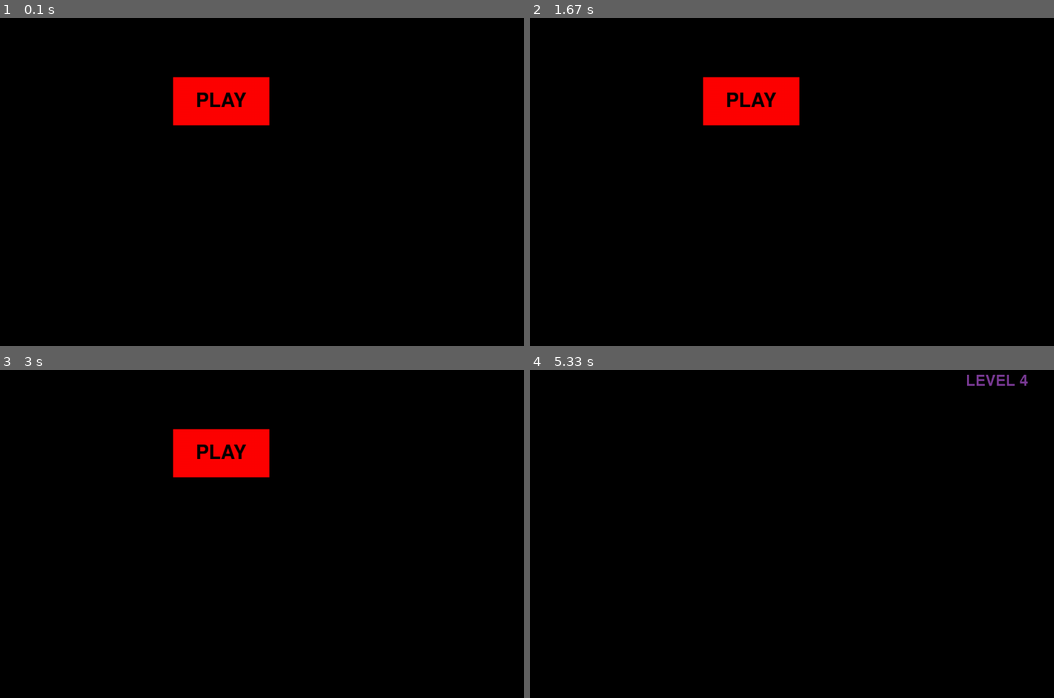
Above: before the commit, frames 1-4 (two rows, left to right).
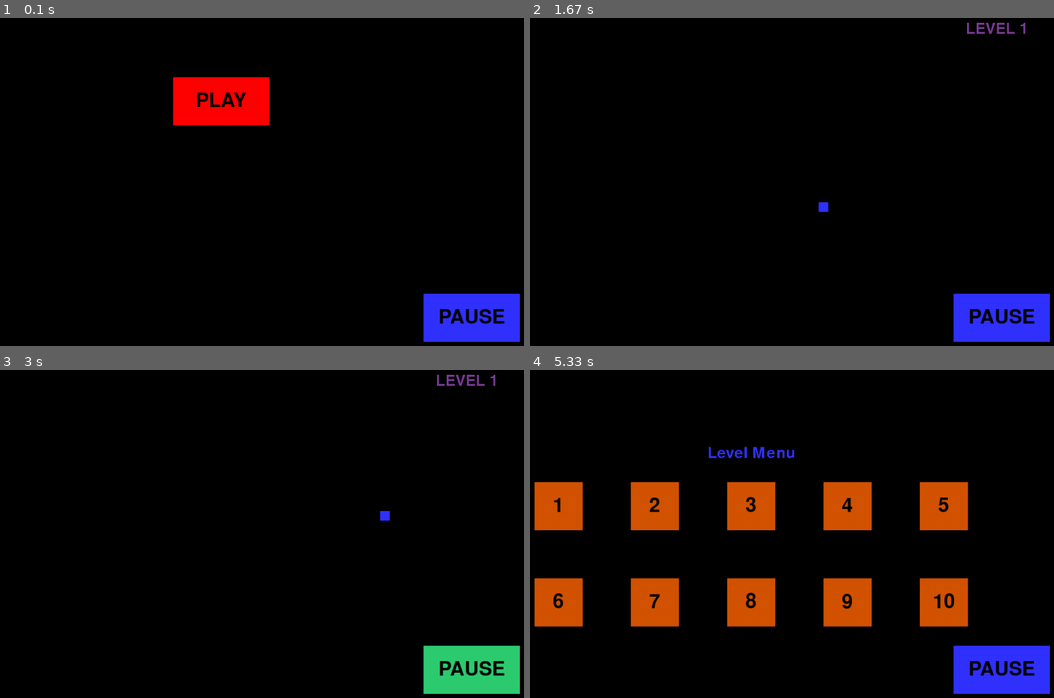
Above: after the commit, the same moments.

Repository: KUP9752/Kagan-Project
Game: pygame game, started from Project.py
Two runs of this game, one before a commit and one after it. Both use one fixed random seed, a clock stepped at 60 frames per second and the inputs below.
Inputs (mouse positions are in pixels of both pictures, inside the frame that each line leads up to):
- Up to frame 1 (0.1 s): no input
- Up to frame 2 (1.67 s): press the mouse at (729, 191) at 0.37 s; move the mouse to (839, 182) at 0.47 s; release the mouse at (949, 168) at 0.6 s; click (556, 152) at 0.72 s, where only the run after the commit has a clickable "1"; hold D 1-1.47 s; hold W from 1.5 s (still down)
- Up to frame 3 (3 s): release W at 1.8 s; click (471, 668) at 1.88 s, where only the run after the commit has a clickable "PAUSE"; click (471, 668) at 2.38 s, where only the run after the commit has a clickable "RESUME"; hold D from 2.67 s (still down)
- Up to frame 4 (5.33 s): release D at 3.13 s; press the mouse at (750, 488) at 3.2 s; move the mouse to (750, 573) at 3.3 s; release the mouse at (755, 658) at 3.43 s; press the mouse at (750, 452) at 3.53 s; move the mouse to (833, 511) at 3.63 s; release the mouse at (917, 566) at 3.77 s; press the mouse at (1001, 668) at 3.87 s; move the mouse to (896, 566) at 3.97 s; release the mouse at (792, 461) at 4.1 s; press the mouse at (1001, 668) at 4.2 s; move the mouse to (792, 652) at 4.3 s; release the mouse at (587, 635) at 4.43 s; press the mouse at (750, 602) at 4.53 s; move the mouse to (828, 579) at 4.63 s; release the mouse at (902, 553) at 4.77 s; press the mouse at (849, 504) at 4.87 s; move the mouse to (823, 488) at 4.97 s; release the mouse at (802, 471) at 5.1 s; press the mouse at (750, 537) at 5.2 s; move the mouse to (718, 543) at 5.3 s

The runs differ from the first frame. In frame 1, 2.5% of the frame differs, in the area x 80-100%, y 83-99%; in frame 2, 5.4%; in frame 3, 5.4%; in frame 4, 16%, in the area x 0-100%, y 1-99%.

Commit message:
added the completely working pause menu
There is a random error with level 10, it says level 10 is not defined but all other levels work.

Diff:
--- a/Project.py
+++ b/Project.py
@@ -209,6 +209,8 @@
         self.text = text
         self.x = x
         self.y = y
+    def set_text(self,value):
+        self.text = value
 
     def draw(self,screen,outline=None):
         #Call this method to draw the button on the screen
@@ -277,7 +279,7 @@
         level_8(num)
     if num ==9:
         level_9(num)
-    if num == 10:
+    if num ==10:
         level_l0(num)
 
 def level_clear():
@@ -372,6 +374,18 @@
     leveltextRect = leveltext.get_rect()
     leveltextRect.center = (1150,50)
 
+def pause_menu_title():
+    pausetext = bigfont.render('Pause Menu',False, BLUE)
+    pausetextRect = pausetext.get_rect()
+    pausetextRect.center = (640,200)
+    return screen.blit(pausetext, pausetextRect)
+
+def level_menu_title():
+    leveltitle = bigfont.render('Level Menu',False,BLUE)
+    leveltitleRect = leveltitle.get_rect()
+    leveltitleRect.center = (640,200)
+    return screen.blit(leveltitle,leveltitleRect)
+
 def level_1(num):
     leveltext_creator(num)
     create_player(500,500)
@@ -434,7 +448,7 @@
 
 def level_10(num):
     leveltext_creator(num)
-    print('level 10')
+    print("level 10")
 
 
 
@@ -466,7 +480,6 @@
 ##cursor_group.add(cursor)
 
 
-playbutton = Button(RED, 540,150,200,100,PLAYfont,'PLAY')
 ##button_group = pygame.sprite.Group()
 ##button_group.add(playbutton)
 
@@ -482,7 +495,17 @@
 level_numbers = ['1','2','3','4','5','6','7','8','9','10']
 level_running = False
 
+
 end_level = False
+pause_menu = False
+### -----------------------------------------------------------------Constant Buttons-------------------------------------------------------------------------------###
+playbutton = Button(RED, 540,150,200,100,PLAYfont,'PLAY')
+for counter in range(0,10):
+    level_button = Button(ORANGE,level_x_places[counter], level_y_places[counter],100,100,PLAYfont,level_numbers[counter])
+    level_buttons.append(level_button)
+pause_button = Button(BLUE,1060,600,200,100,bigfont,'PAUSE')
+pmenu_button = Button(ORANGE, 540, 250, 200, 50, font, 'MENU')
+plevel_button = Button(ORANGE,540,350, 200,50,font,'LEVELS')
 
 # -- current_level //used later to determine which level is running
 
@@ -514,18 +537,71 @@
                     player.set_direction_y(0)
                 except:
                     NameError
+
+
+
+        if event.type == pygame.MOUSEBUTTONDOWN:
+            if pause_button.isOver(mouse_pos):
+                print("pause button clicked")
+
+                # This alternates the use of the pause menu, (if in the pause menu clicking the pause button takes you out of the pause menu)
+                if pause_menu:
+                    pause_menu = False
+                    pause_button.set_text("PAUSE")
+                else:
+                    pause_menu = True
+                    pause_button.set_text("RESUME")
+
+            if pmenu_button.isOver(mouse_pos):
+
+                print("pmenu is clicked")
+                level_running = False
+                level_clear()
+                play_game = False
+                pause_menu = False
+                pause_button.set_text("PAUSE")
+
+            if plevel_button.isOver(mouse_pos):
+                print("plevel is clicked")
+
+                level_running = False
+                level_clear()
+                play_game = True
+                pause_menu = False
+                pause_button.set_text("PAUSE")
+
+        #checks if the PLAY button is clicked and creates the level buttons
+
         if not(play_game) and event.type == pygame.MOUSEBUTTONDOWN:
             if playbutton.isOver(mouse_pos):
                 print("play button clicked")
                 play_game= True
-                for counter in range(0,10):
-                    level_button = Button(ORANGE,level_x_places[counter], level_y_places[counter],100,100,PLAYfont,level_numbers[counter])
-                    level_buttons.append(level_button)
+
+
+
+        # All the colour changes for any button done here
         if event.type == pygame.MOUSEMOTION:
             if playbutton.isOver(mouse_pos):
                 playbutton.colour = GREEN
             else:
                 playbutton.colour =RED
+
+            if pause_button.isOver(mouse_pos):
+                pause_button.colour = GREEN
+            else:
+                pause_button.colour = BLUE
+
+            if pmenu_button.isOver(mouse_pos):
+                pmenu_button.colour = YELLOW
+            else:
+                pmenu_button.colour = ORANGE
+
+            if plevel_button.isOver(mouse_pos):
+                plevel_button.colour = YELLOW
+            else:
+                plevel_button.colour = ORANGE
+
+
             for counter in range(0,10):
                 if play_game and level_buttons[counter].isOver(mouse_pos):
                     set_level_colour(counter) #-calls procedure to change button hover colour
@@ -556,14 +632,20 @@
 
 
 ### - > INSERT SETTING SCREEN with a boolean operator, (as outer loop)
-
-    if not level_running:   #-whether a level is running
+    pause_button.draw(screen)
+    if pause_menu:
+        pause_menu_title()
+        pmenu_button.draw(screen)
+        plevel_button.draw(screen)
+
+    if not level_running and not pause_menu:   #-whether a level is running
         if not play_game:   #-nothing runnnig displays title screen
             playbutton.draw(screen)
         if play_game:       #-play pressed into level screen
+            level_menu_title()
             for counter in range(0,10):
                 level_buttons[counter].draw(screen)
-    elif level_running:
+    elif level_running and not pause_menu:
         try:
             screen.blit(leveltext,leveltextRect)
         except:
Not shown, changed: level json summary.rtf
